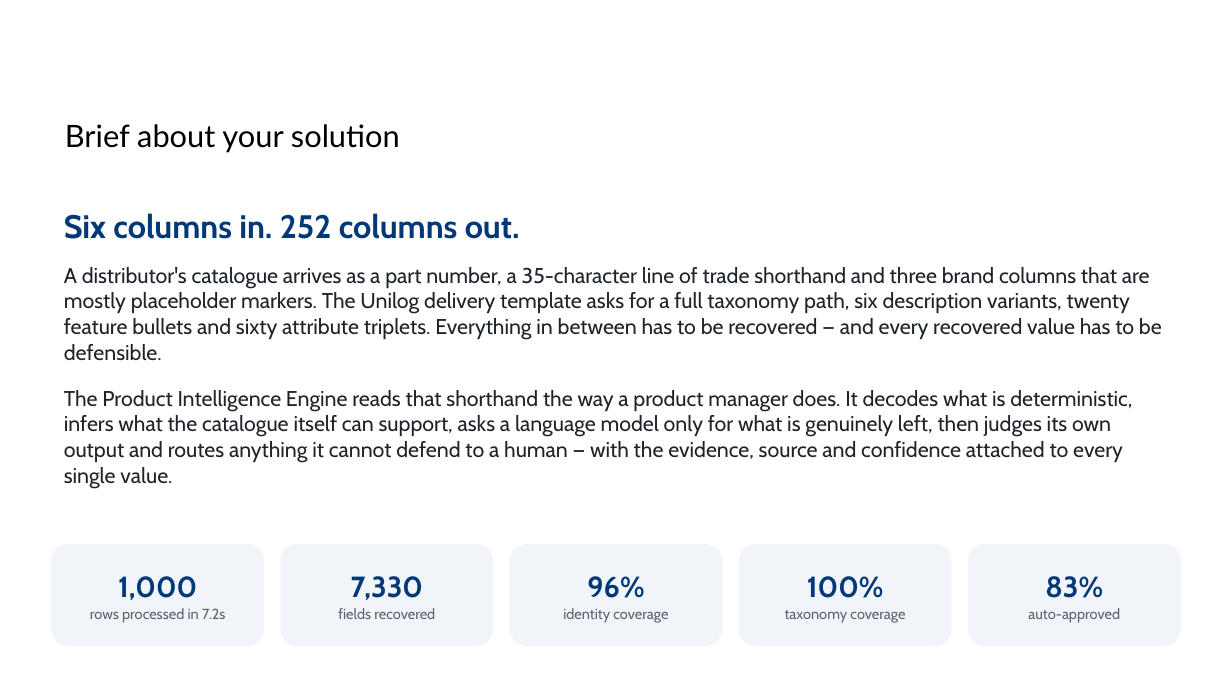
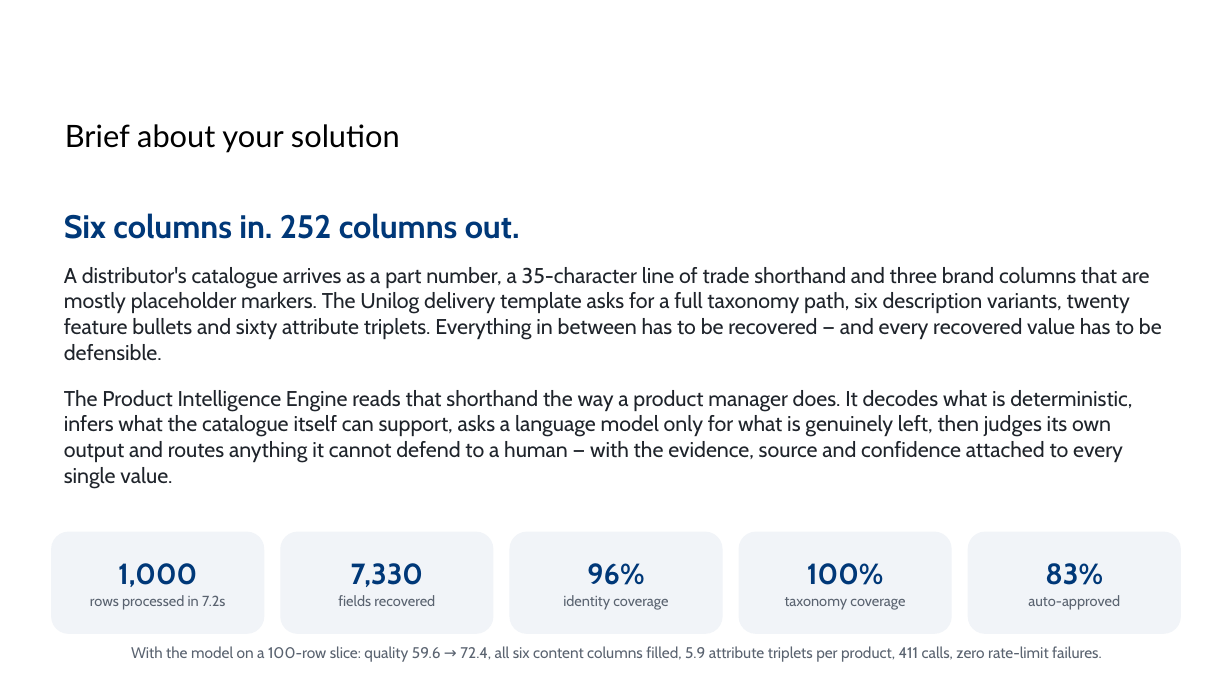
Before and after one commit to ishaan-sandhwar/product-intelligence-engine, a slide deck: slide 3 of UniHack_Prototype_Deck.pptx. Drawn at 1232x693 pixels with LibreOffice and Linux fonts; fonts in the diff are those of the drawing; background and template pictures are left out. Boxes give left, top, right and bottom in pixels: in the first picture for what was removed or moved away, otherwise in the second. Text is boxed around its words. In the diff, an @@ line names an element or a change of style, - is before the commit and + after.

Commit message:
feat: enriched 100-row slice and a shipped catalogue snapshot
Runs the model over 100 rows on gemini-3.1-flash-lite after the free tier's
daily cap on flash-lite was exhausted mid-run: quality 59.6 -> 72.4 against
the deterministic pass on the same rows, all six content columns filled,
5.9 attribute triplets per product, 411 calls and no rate-limit failures.

Commits the processed SQLite snapshot so a deployed instance opens with the
catalogue already in it rather than an empty database, and refreshes the
deck, screenshots and measured numbers to match.

```diff
--- a/UniHack_Prototype_Deck.pptx
+++ b/UniHack_Prototype_Deck.pptx
@@ 5 rounded rectangles: place and size @@
-5 rounded rectangles at [52, 545, 1180, 646]
+5 rounded rectangles at [52, 532, 1180, 633]
@@ text added at [131, 646, 1102, 662], 9 pt, text #5A6370 @@
+With the model on a 100-row slice: quality 59.6 → 72.4, all six content columns filled, 5.9 attribute triplets per product, 411 calls, zero rate-limit failures.
```
Also in this commit, not shown: 11 other files.
